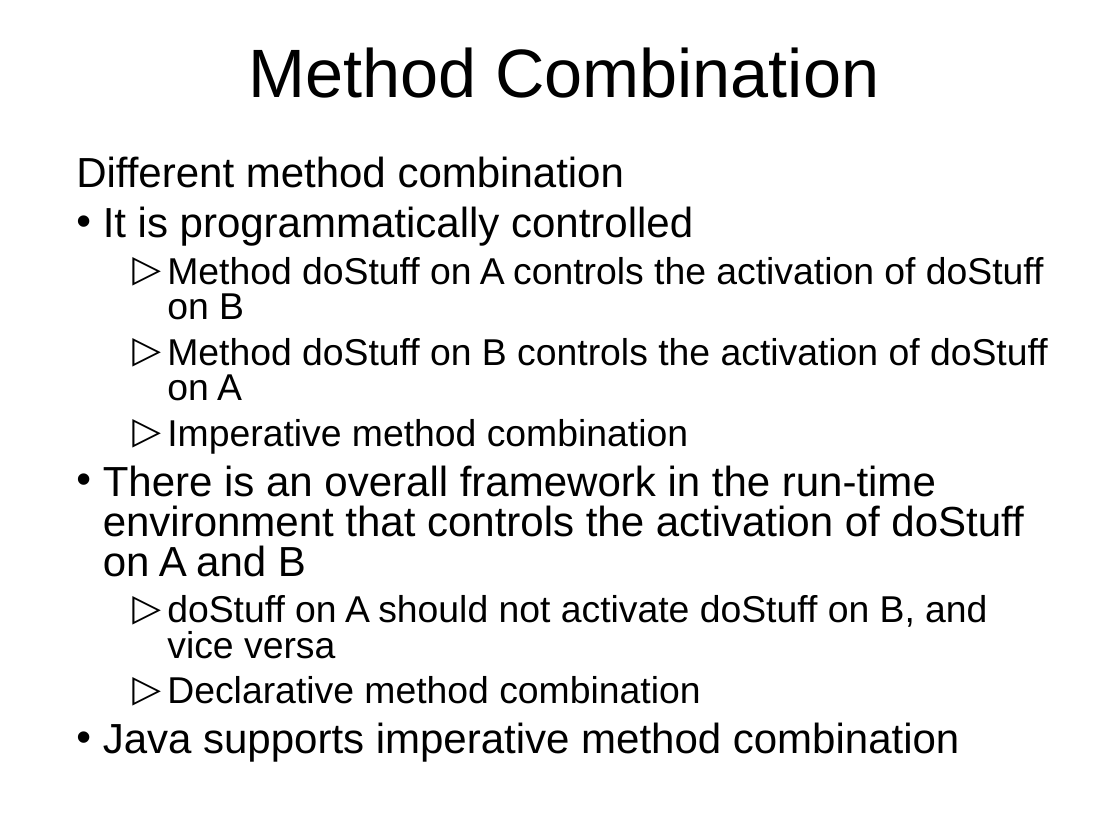
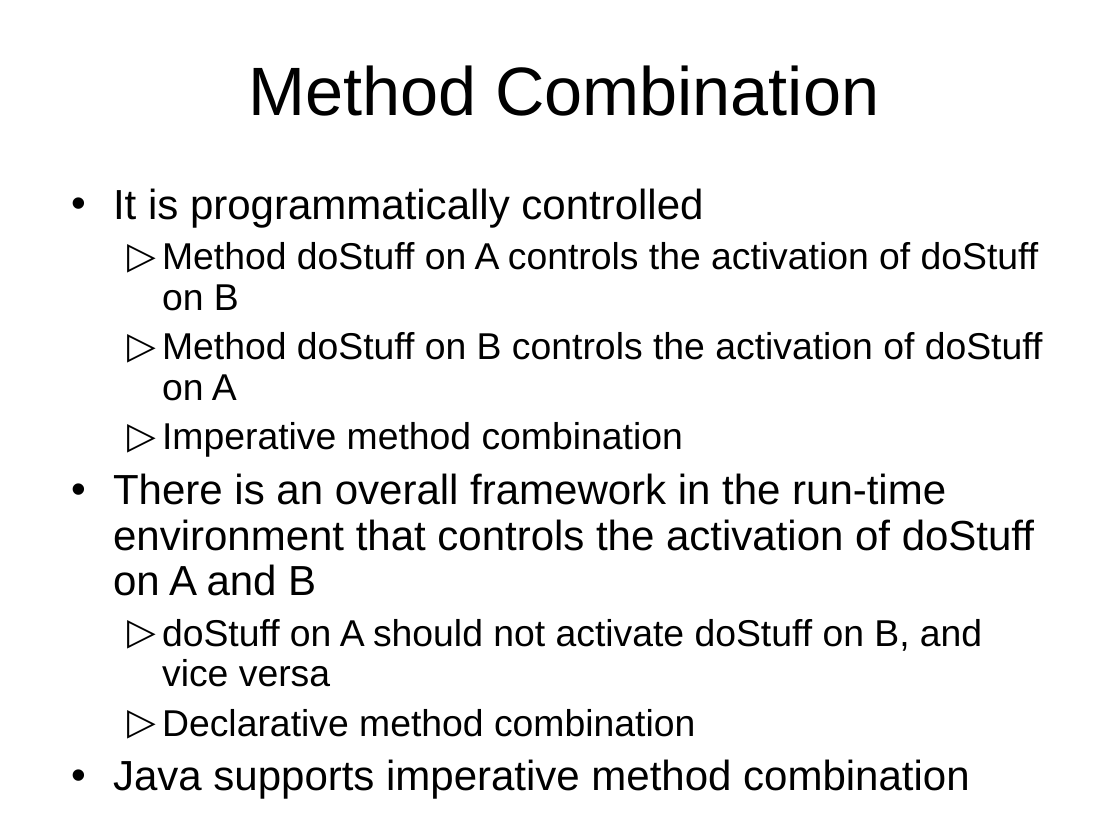
Before and after one commit to octaviordz/zjnu2017.github.io, a slide deck: slide 35 of OOP/lectures/040--Inheritance.and.Interfaces.ppt (slide 38 before the commit). Drawn at 1120x840 pixels with LibreOffice and Linux fonts; fonts in the diff are those of the drawing. Boxes give left, top, right and bottom in pixels: in the first picture for what was removed or moved away, otherwise in the second. Text is boxed around its words. In the diff, an @@ line names an element or a change of style, - is before the commit and + after.

```diff
--- a/OOP/lectures/040--Inheritance.and.Interfaces.ppt
+++ b/OOP/lectures/040--Inheritance.and.Interfaces.ppt
@@ title "Method Combination": place and size @@
-title "Method Combination" at [248, 47, 879, 98]
+title "Method Combination" at [248, 65, 879, 116]
@@ text "It is programmatically controlled": place and size @@
-text "It is programmatically controlled" at [76, 156, 1048, 762]
+text "It is programmatically controlled" at [113, 188, 1043, 799]
@@ text "It is programmatically controlled" at [113, 188, 1043, 799]: indent changed; line spacing 0.8 to 0.9 @@
@@ text at [76, 156, 624, 188]: paragraph removed @@
-Different method combination
```
Also in this commit, not shown: 31 other slides changed, 6 slides added, 8 slides removed, 1 other file.
